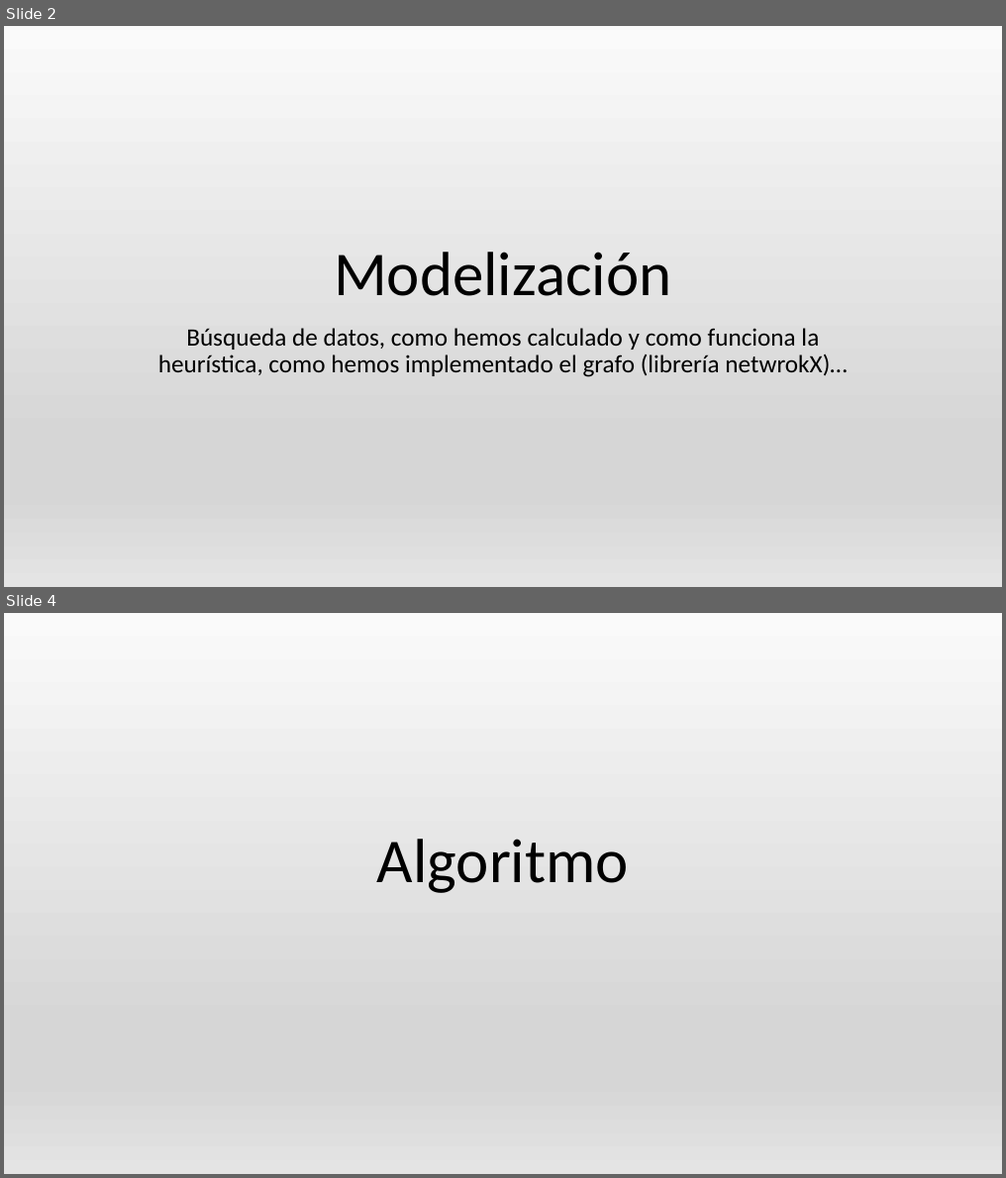
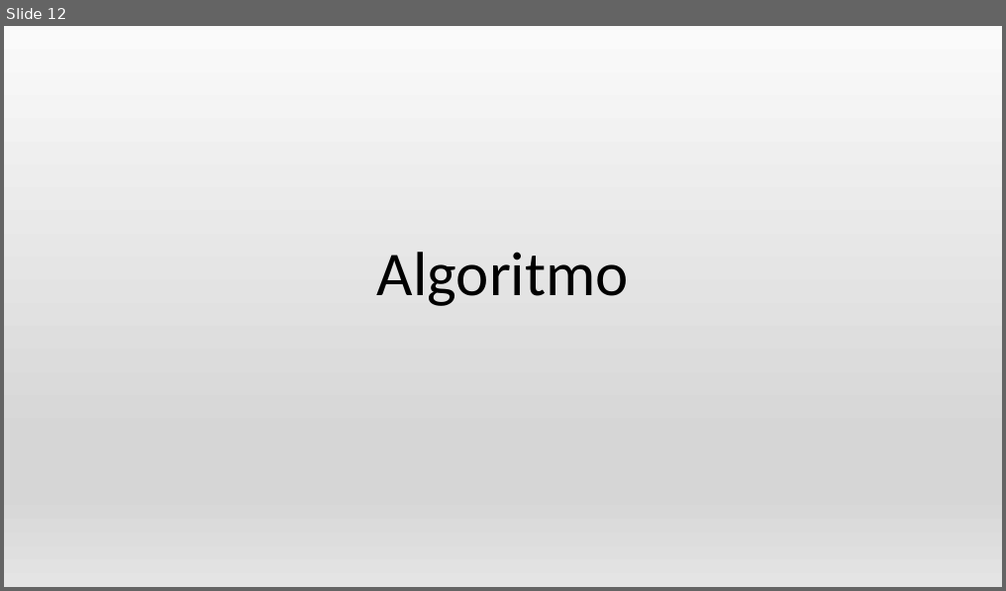
Before and after one commit to AGarciaCast/MetroJapon, a slide deck: PresentacionMetro.pptx. Shown one above the other, each under a label of ours: slides 2 and 4 before the commit, slide 12 after it; the slides between them are not shown. The pictures are 1006x1178 and 1006x591 pixels, drawn with LibreOffice and Linux fonts; fonts in the diff are those of the drawing. Boxes give left, top, right and bottom in pixels: in the first picture for what was removed or moved away, otherwise in the second. Text is boxed around its words. In the diff, an @@ line names an element or a change of style, - is before the commit and + after.

```diff
--- a/PresentacionMetro.pptx
+++ b/PresentacionMetro.pptx
@@ slide 2 removed at (x1=4, y1=26, x2=1002, y2=587), background gradient #FAFAFA to #D7D7D7 to #E4E4E4 @@
@@ title removed at (x1=334, y1=252, x2=672, y2=296) @@
-Modelización
@@ subtitle removed at (x1=158, y1=328, x2=846, y2=377) @@
-Búsqueda de datos, como hemos calculado y como funciona la heurística, como hemos implementado el grafo (librería netwrokX)…
@@ what was slide 4 is now slide 12 @@
```
Also in this commit, not shown: 8 slides changed, 11 slides added, 2 other files.
